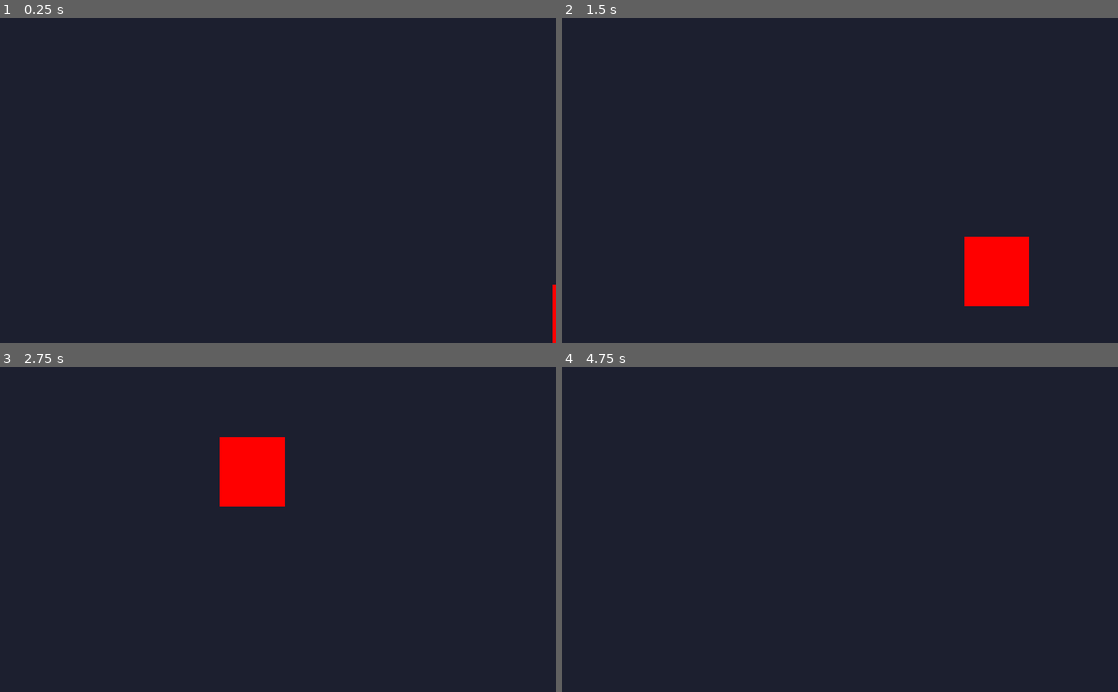
Above: before the commit, frames 1-4 (two rows, left to right).
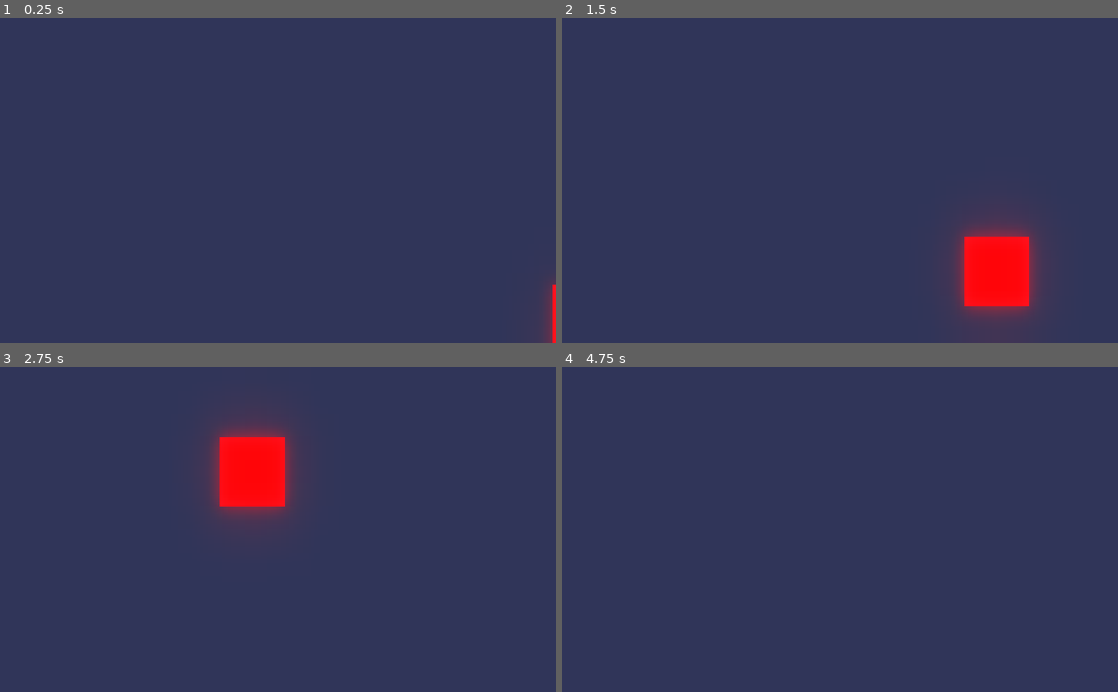
Above: after the commit, the same moments.

Repository: JonasBernard/deeper-but-lighter
Game: Godot game, scene res://hackingscene.tscn
Two runs of this game, one before a commit and one after it. Both use one fixed random seed, a clock stepped at 60 frames per second and the inputs below. The project has no main scene, so this scene is started directly.
Inputs:
- Up to frame 1 (0.25 s): no input
- Up to frame 2 (1.5 s): no input
- Up to frame 3 (2.75 s): no input
- Up to frame 4 (4.75 s): no input

The runs differ from the first frame. In frame 1, 100% of the frame differs, in the area x 0-100%, y 0-100%; in frame 2, 98%; in frame 3, 98%; in frame 4, 100%.

Commit message:
glow

Diff:
--- a/default_env.tres
+++ b/default_env.tres
@@ -3,5 +3,12 @@
 [sub_resource type="ProceduralSky" id=1]
 
 [resource]
+background_mode = 4
 background_sky = SubResource( 1 )
 background_color = Color( 0.305882, 0.164706, 0.164706, 1 )
+glow_enabled = true
+glow_intensity = 1.0
+glow_strength = 0.95
+glow_bloom = 0.62
+glow_blend_mode = 0
+glow_bicubic_upscale = true
--- a/hackingscene.tscn
+++ b/hackingscene.tscn
@@ -1,8 +1,9 @@
-[gd_scene load_steps=5 format=2]
+[gd_scene load_steps=6 format=2]
 
 [ext_resource path="res://textures/background.png" type="Texture" id=1]
 [ext_resource path="res://textures/rooot.png" type="Texture" id=2]
 [ext_resource path="res://Camera2D.gd" type="Script" id=3]
+[ext_resource path="res://default_env.tres" type="Environment" id=4]
 
 [sub_resource type="Curve2D" id=1]
 _data = {
@@ -26,6 +27,10 @@
 curve = SubResource( 1 )
 
 [node name="rooot" type="Sprite" parent="."]
+modulate = Color( 10.99, 1, 1, 1 )
 position = Vector2( 593.927, 265.399 )
 scale = Vector2( 0.298461, 0.320911 )
 texture = ExtResource( 2 )
+
+[node name="WorldEnvironment" type="WorldEnvironment" parent="."]
+environment = ExtResource( 4 )
